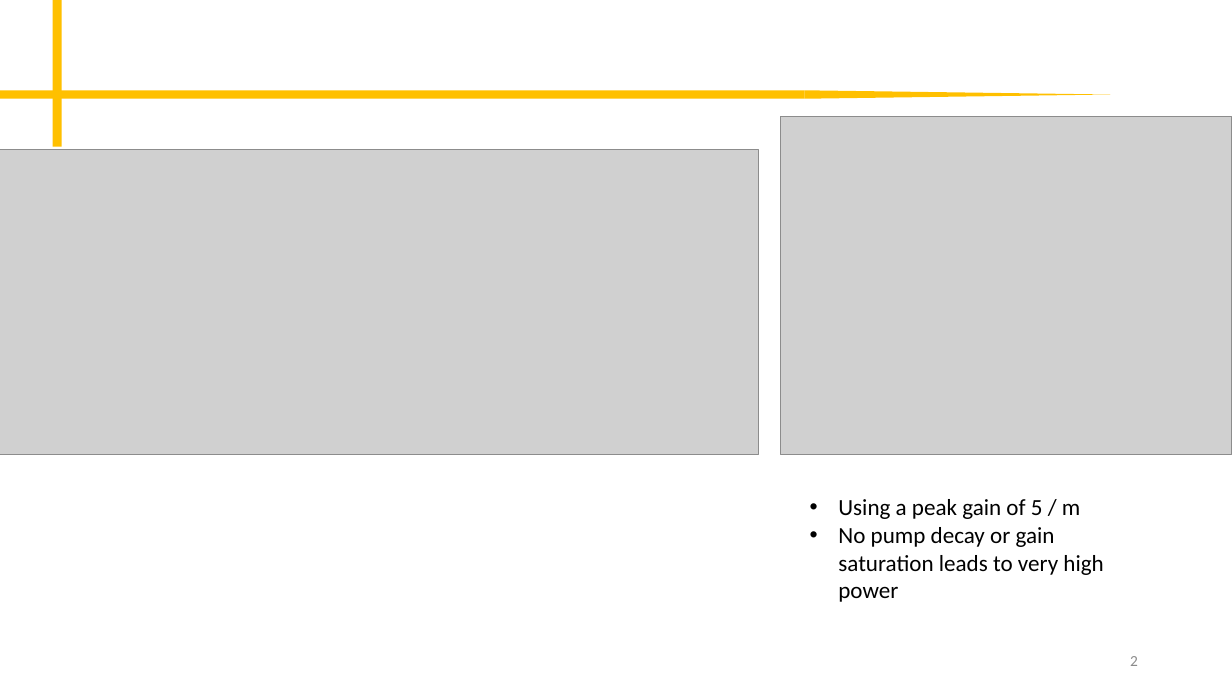
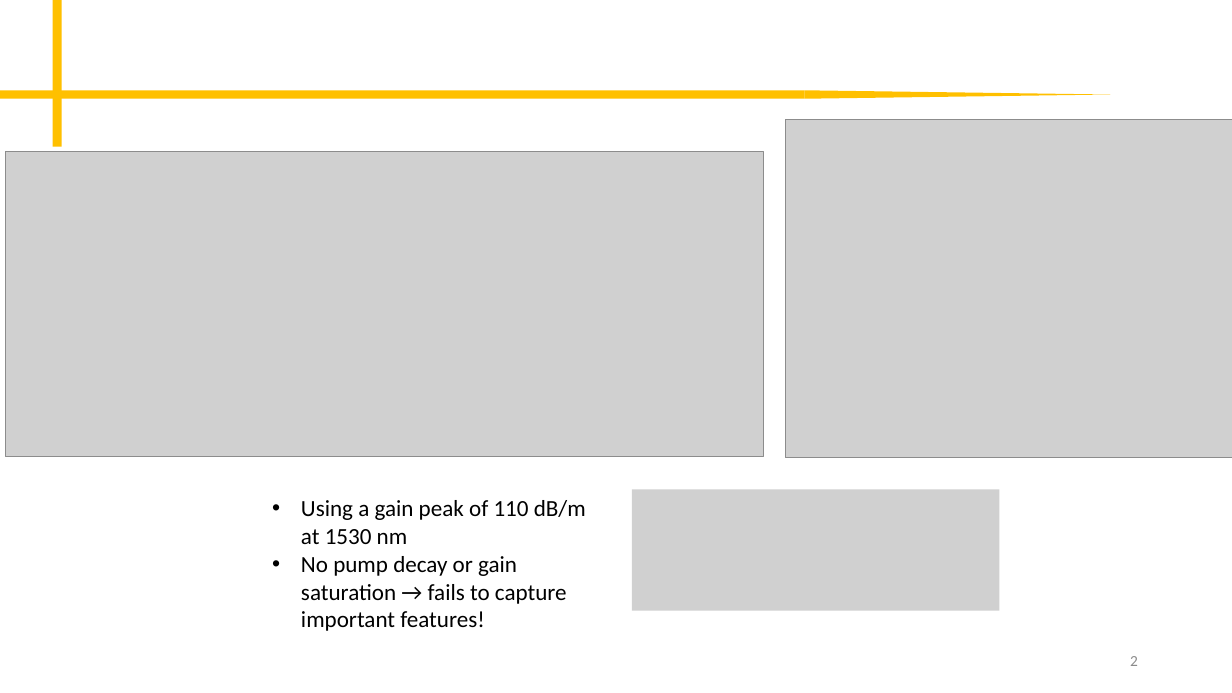
Before and after one commit to peter-chang62/Laser-Design-Scripts, a slide deck: slide 2 of memo.pptx. Drawn at 1232x693 pixels with LibreOffice and Linux fonts; fonts in the diff are those of the drawing; grey boxes stand for pictures. Boxes give left, top, right and bottom in pixels: in the first picture for what was removed or moved away, otherwise in the second. Text is boxed around its words. In the diff, an @@ line names an element or a change of style, - is before the commit and + after.

Commit message:
allowed backward pump, not actually a big modification

```diff
--- a/memo.pptx
+++ b/memo.pptx
@@ picture: place and size @@
-picture at [781, 116, 1232, 455]
+picture at [786, 119, 1232, 457]
@@ picture: place and size @@
-picture at [0, 150, 759, 455]
+picture at [6, 152, 764, 457]
@@ text at [301, 500, 586, 631]: text changed @@
-• Using a peak gain of 5 / m
-• No pump decay or gain saturation leads to very high power
+• Using a gain peak of 110 dB/m at 1530 nm
+• No pump decay or gain saturation → fails to capture important features!
@@ picture added at [632, 490, 1000, 611] @@
```
Also in this commit, not shown: 5 slides added, 1 other file.
